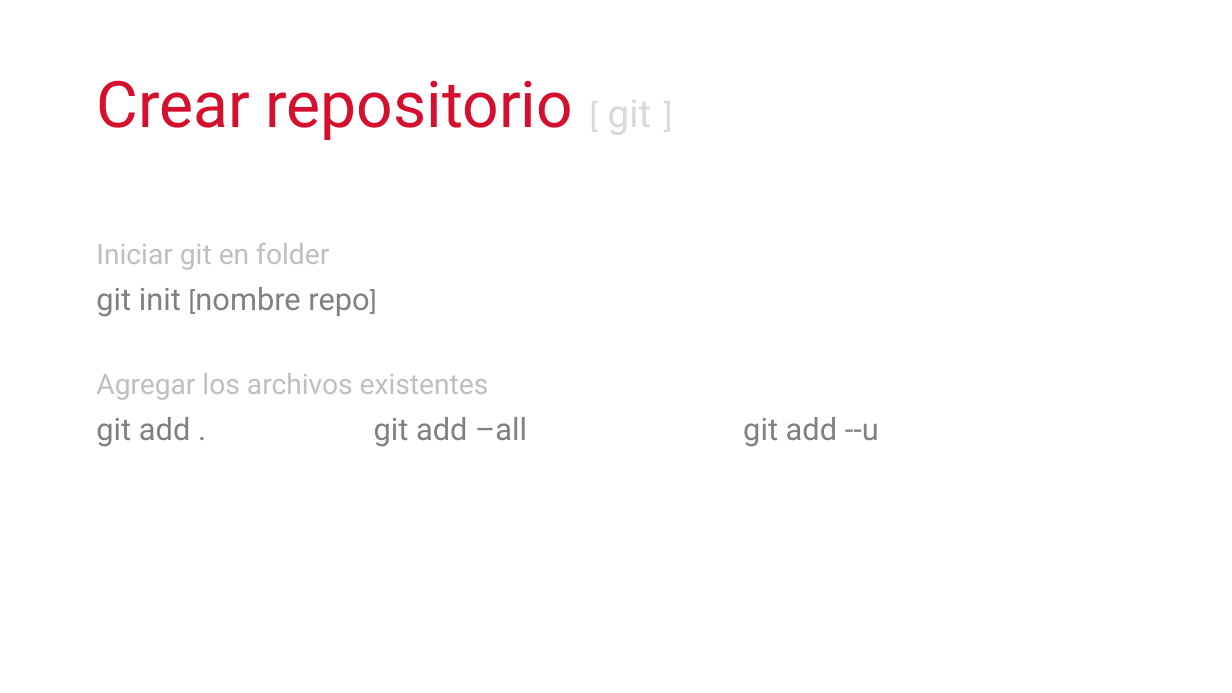
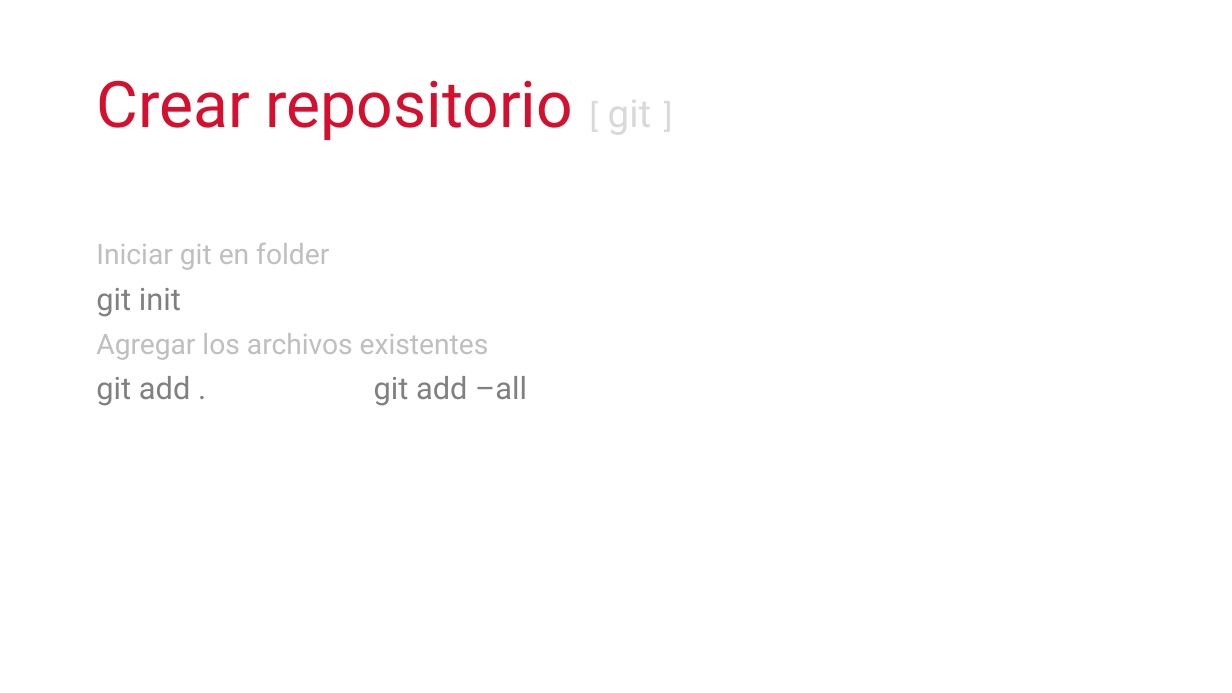
Before and after one commit to cimadev/PlaticasTalleres, a slide deck: slide 14 of 2017/dec_7_Git_GitHub_WorkShop/DGO.pptx (slide 12 before the commit). Drawn at 1232x693 pixels with LibreOffice and Linux fonts; fonts in the diff are those of the drawing. Boxes give left, top, right and bottom in pixels: in the first picture for what was removed or moved away, otherwise in the second. Text is boxed around its words. In the diff, an @@ line names an element or a change of style, - is before the commit and + after.

```diff
--- a/2017/dec_7_Git_GitHub_WorkShop/DGO.pptx
+++ b/2017/dec_7_Git_GitHub_WorkShop/DGO.pptx
@@ text at (96, 288, 181, 317): text changed @@
-git init [nombre repo]
+git init
@@ text at (96, 376, 527, 406): text changed @@
-git add . git add –all git add --u
+git add . git add –all
```
Also in this commit, not shown: 5 other slides changed, 10 slides added, 10 slides removed.
